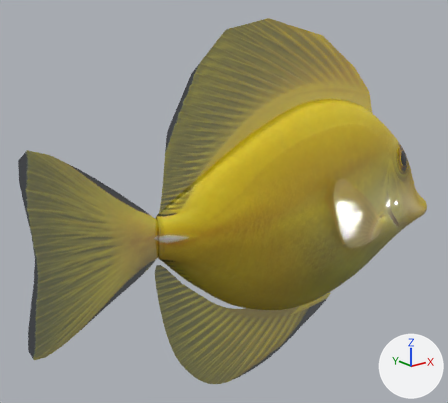
One commit to the glTF model scripts/rotatable-aquascape/reef/assets/fish/yellow.glb: the scene before it, then after it.
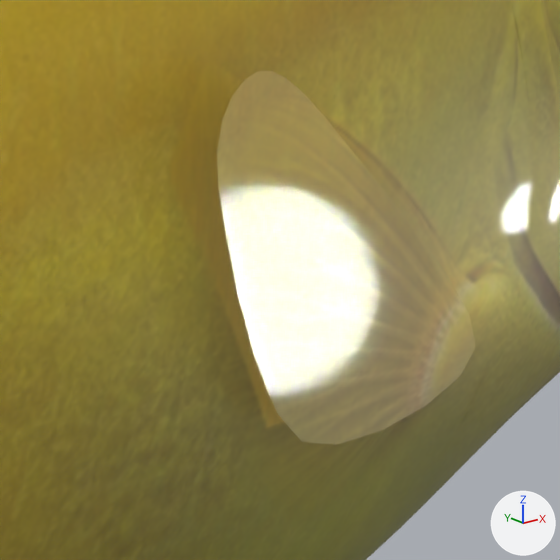
The first picture shows the older version from a 50 mm lens placed at (-1.174, -1.074, 0.52), pointed at (-0.25, 0.082, 0.058). The close-ups show the older and then the newer version on the part from 65% to 89% of the width and 41% to 67% of the height of that picture. Only the edits that show in the close-ups are written down. Arrows for +X, +Y and +Z are at lower right; the lights stay in place. Vertices at exactly the same position are counted once.

Script lines for the objects in view, before the commit:
```python
ob_yellow__body = bpy.data.objects.new('yellow__body', me_yellow__body)
ob_yellow__body.location = (0.0, 0.0, 0.0)
ob_yellow__gill_1 = bpy.data.objects.new('yellow__gill_1', me_yellow__gill_1)
ob_yellow__gill_1.location = (0.0, 0.0, 0.0)
ob_yellow__pectoral_1 = bpy.data.objects.new('yellow__pectoral_1', me_yellow__pectoral_1)
ob_yellow__pectoral_1.location = (0.1878, -0.073, -0.073)
# me_yellow__pectoral_1
# before: 20 (-0.01, -0.001, 0.021) at pixel (469, 313), 25 (-0.024, -0.004, 0.036) at pixel (457, 292), 26 (-0.038, -0.006, 0.051) at pixel (444, 270)
```
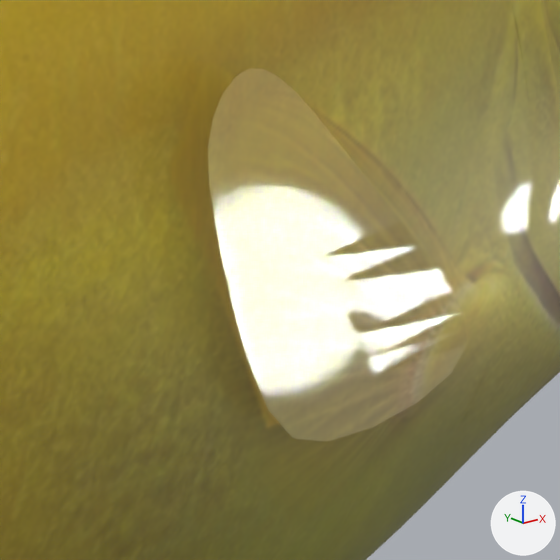
What changed in the scene script:
```text
Change mat_yellow_fin_membrane:
    where n3 = _N.new('ShaderNodeTexImage'); n3.name = 'Image Texture'
    n3.image: img_yellow_reference -> img_yellow_skin
Add mat_yellow_pectoral_membrane:
    mat_yellow_pectoral_membrane = bpy.data.materials.new('yellow pectoral membrane')
    # uses the picture img_yellow_reference
Change me_yellow__pectoral_1:
    where me_yellow__pectoral_1.from_pydata(...)  # 72 vertices, 92 faces; spans x -0.252..0.0, y -0.038..0.0, z -0.02..0.193
    used by ob_yellow__pectoral_1; location = (0.1878, -0.073, -0.073)
    remove me_yellow__pectoral_1.materials.append(mat_yellow_fin_membrane)
    me_yellow__pectoral_1 part 1
    add for i in [20, 25, 26]: me_yellow__pectoral_1.vertices[i].co += Vector((0.0, -0.002, 0.0))
    me_yellow__pectoral_1.vertices[19].co: (-0.005, -0.001, 0.011) -> (-0.005, -0.002, 0.011)  # pixel (472, 330) -> pixel (465, 328)
    me_yellow__pectoral_1.vertices[31].co: (-0.057, -0.009, 0.068) -> (-0.057, -0.01, 0.068)  # pixel (428, 247) -> pixel (421, 245)
    add me_yellow__pectoral_1.materials.append(mat_yellow_pectoral_membrane)
Change ob_yellow__pectoral_1:
    ob_yellow__pectoral_1.location: (0.1878, -0.073, -0.073) -> (0.1878, -0.0675, -0.073)
```

Pixel boxes [x1, y1, x2, y2] of what changed, in the close-ups (560 x 560 px; the box of a moved part takes in the faces that stretch with it):
'yellow__pectoral_1', surface changed, recoloured, reshaped, moved
    before: [217, 71, 476, 445]
    after: [208, 69, 467, 441]
part 1 of me_yellow__pectoral_1, moved or reshaped
    before: [328, 224, 476, 379]
    after: [319, 221, 467, 376]
